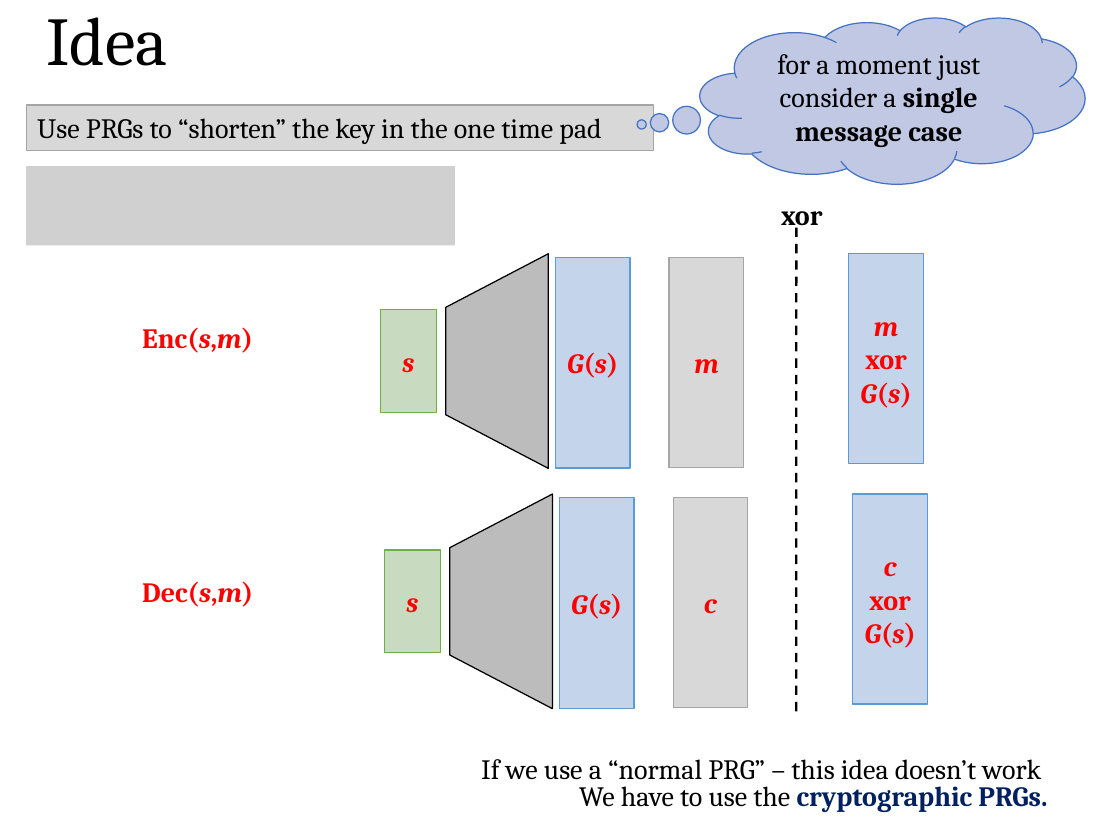
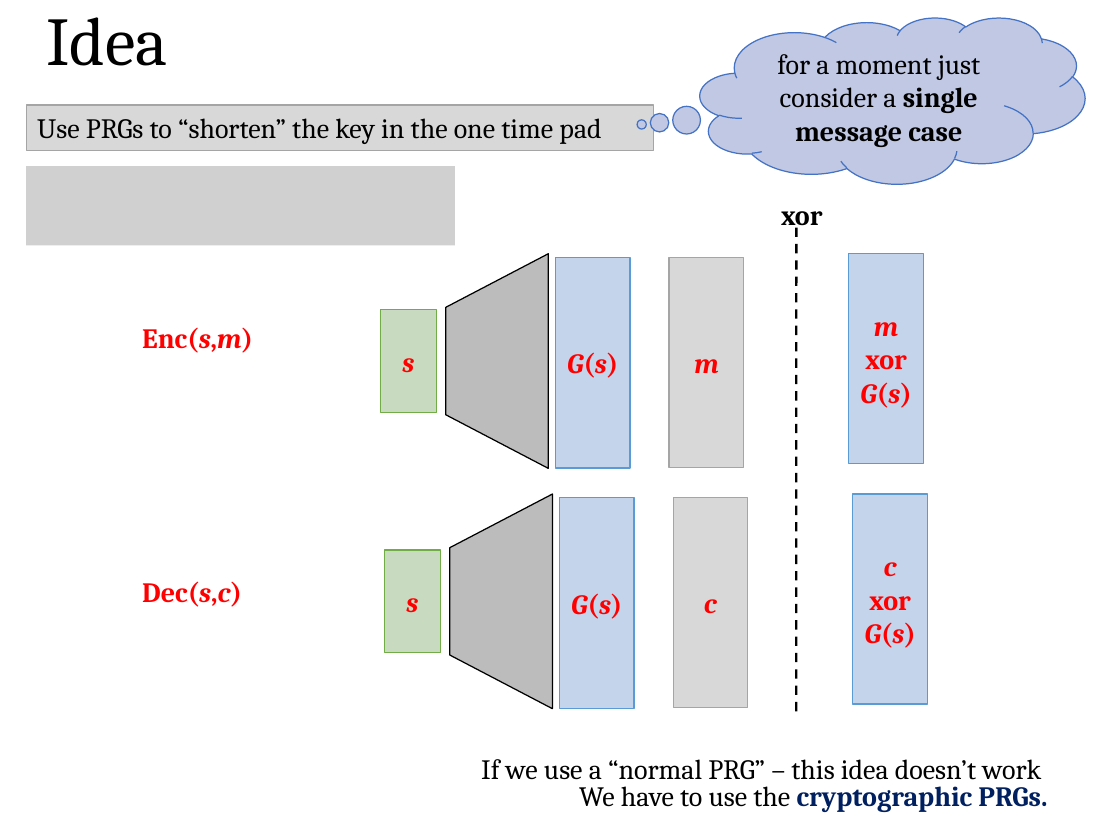
Before and after one commit to sdziembowski/cryptography-I-2026, a slide deck: slide 31 of Slides/chapter02.pptx. Drawn at 1120x840 pixels with LibreOffice and Linux fonts; fonts in the diff are those of the drawing; grey boxes stand for pictures. Boxes give left, top, right and bottom in pixels: in the first picture for what was removed or moved away, otherwise in the second. Text is boxed around its words. In the diff, an @@ line names an element or a change of style, - is before the commit and + after.

Commit message:
Update chapter 02 slides
Added the Chapter 02 PDF and refreshed the PPTX deck to include the updated lecture slides.

```diff
--- a/Slides/chapter02.pptx
+++ b/Slides/chapter02.pptx
@@ text at (142,581,242,607): text changed @@
-Dec(s,m)
+Dec(s,c)
```
Also in this commit, not shown: 1 other file.
